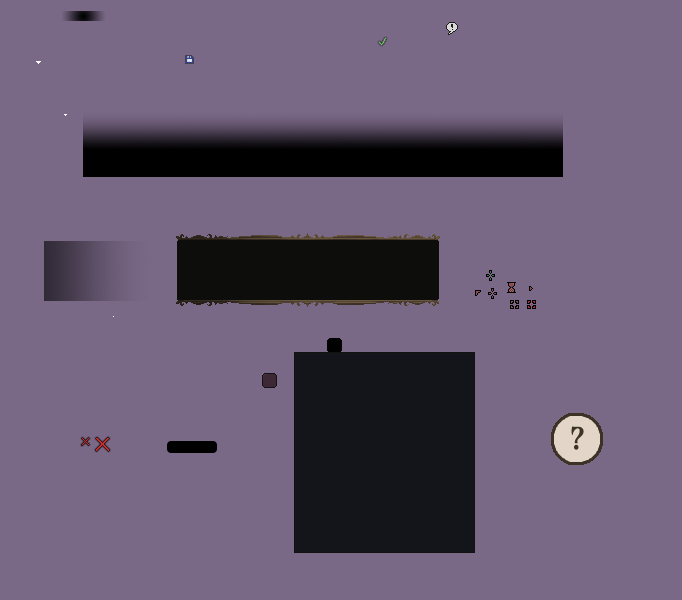
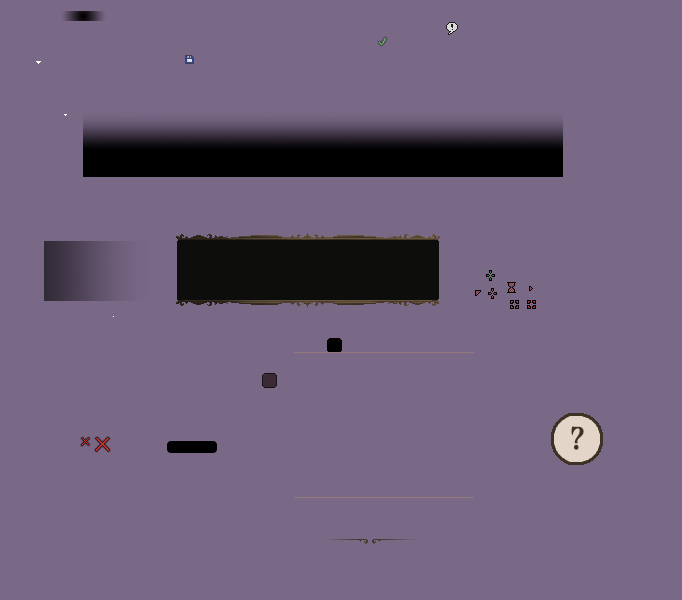
The second (682, 600) image is a revision of the first. Changes to its layers:
added layer "Rectangle 1 copy" in group "ItemMenuContainer.png" over [294, 497, 474, 498]
painted on "Rectangle 1" over [294, 352, 475, 553]
